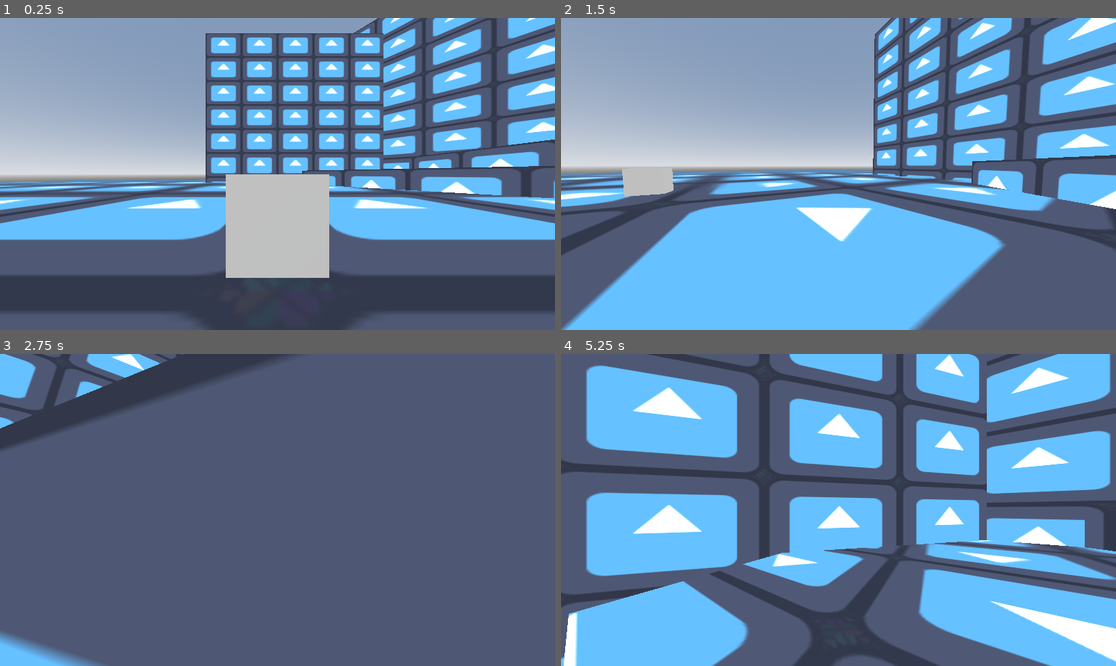
Above: before the commit, frames 1-4 (two rows, left to right).
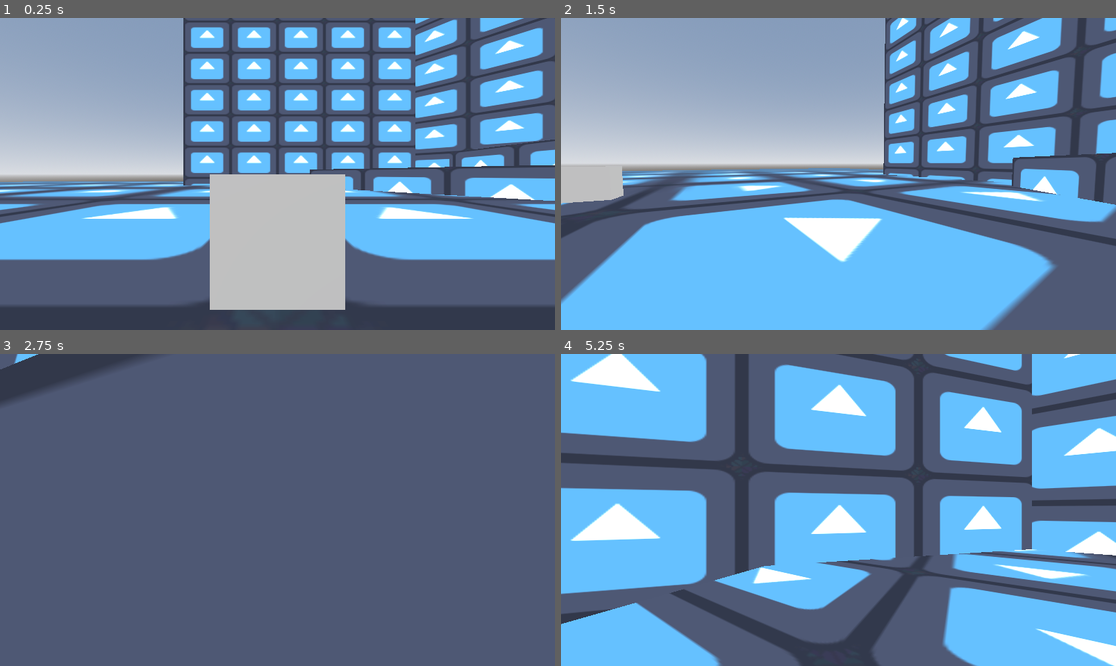
Above: after the commit, the same moments.

Repository: IAmNotIsaac/duck-city
Game: Godot game, scene res://scenes/levels/ai_test_level.tscn
Same seed, same stepped clock (60 frames per second), same inputs: the game is played once before the commit and once after it. The engine's default icon, where the game draws it, is replaced by a stand-in: a white triangle on a blue panel in a dark square.
Inputs (mouse positions are in pixels of both pictures, inside the frame that each line leads up to):
- Up to frame 1 (0.25 s): no input
- Up to frame 2 (1.5 s): tap Enter at 0.5 s; move the mouse to (866, 174) at 0.52 s; hold E (interact) 0.53-1.28 s; hold W (move_forward) from 0.53 s (still down); tap Space (jump) at 0.77 s; move the mouse to (810, 174) at 1.27 s; tap Shift (walk) at 1.35 s
- Up to frame 3 (2.75 s): keep holding W (move_forward); tap Space (jump) at 1.52 s; move the mouse to (288, 503) at 2.02 s; hold E (interact) from 2.03 s (still down)
- Up to frame 4 (5.25 s): keep holding W (move_forward); move the mouse to (832, 516) at 2.77 s; release E (interact) at 2.78 s; tap Shift (walk) at 2.85, 4.35 s; tap Space (jump) at 3.02, 3.77, 4.52 s; move the mouse to (877, 513) at 3.52 s; hold E (interact) 3.53-4.28 s; move the mouse to (794, 506) at 4.27 s; move the mouse to (844, 510) at 5.02 s; hold E (interact) from 5.03 s (still down)

The runs differ from the first frame. In frame 1, 49% of the frame differs, in the area x 0-100%, y 0-100%; in frame 2, 34%; in frame 3, 7.9%; in frame 4, 56%.

Commit message:
add camera offsetting

Diff:
--- a/scenes/levels/ai_test_level.tscn
+++ b/scenes/levels/ai_test_level.tscn
@@ -215,9 +215,8 @@
 transform = Transform3D(1, 0, 0, 0, 1, 0, 0, 0, 1, -4, 0, -10)
 
 [node name="DynamicCamera" parent="." instance=ExtResource("10_2ui5e")]
-current = true
-fov = 90.0
 _target_path = NodePath("../PlayerCameraTarget")
+_current = true
 
 [node name="PlayerCameraTarget" parent="." instance=ExtResource("11_3sqjh")]
 weight = 0.5
--- a/scenes/tools/camera_target.gd
+++ b/scenes/tools/camera_target.gd
@@ -4,6 +4,7 @@
 
 @export var h_offset := 0.0
 @export var v_offset := 0.0
+@export var position_offset := Vector3.ZERO
 @export_flags_3d_render var cull_mask := 1048575
 @export_range(0.0, 1.0) var weight := 1.0
 
@@ -26,6 +27,14 @@
 	return v_offset
 
 
+func set_position_offset(value : Vector3) -> void:
+	position_offset = value
+
+
+func get_position_offset() -> Vector3:
+	return position_offset
+
+
 func set_cull_mask(mask : int) -> void:
 	cull_mask = mask
 
--- a/scenes/tools/dynamic_camera.gd
+++ b/scenes/tools/dynamic_camera.gd
@@ -1,12 +1,19 @@
-extends Camera3D
+extends Node3D
 
 
 @export_node_path("CameraTarget") var _target_path : NodePath
+@export var _current := false
 
 @onready var _target : CameraTarget = get_node_or_null(_target_path)
+@onready var _n_cam := $Camera3D
 
 
 ## Private methods ##
+
+func _ready() -> void:
+	if _current:
+		_n_cam.make_current()
+
 
 func _process(_delta : float) -> void:
 	if _target != null:
@@ -16,9 +23,10 @@
 			lerp_angle(global_rotation.y, _target.global_rotation.y, _target.weight),
 			lerp_angle(global_rotation.z, _target.global_rotation.z, _target.weight)
 		)
-		h_offset = lerp(h_offset, _target.get_h_offset(), _target.weight)
-		v_offset = lerp(v_offset, _target.get_v_offset(), _target.weight)
-		cull_mask = _target.get_cull_mask()
+		_n_cam.h_offset = lerp(_n_cam.h_offset, _target.get_h_offset(), _target.weight)
+		_n_cam.v_offset = lerp(_n_cam.v_offset, _target.get_v_offset(), _target.weight)
+		_n_cam.cull_mask = _target.get_cull_mask()
+		_n_cam.position = _target.position_offset
 
 
 ## Public methods ##
--- a/scenes/tools/dynamic_camera.tscn
+++ b/scenes/tools/dynamic_camera.tscn
@@ -2,5 +2,7 @@
 
 [ext_resource type="Script" path="res://scenes/tools/dynamic_camera.gd" id="1_olssp"]
 
-[node name="DynamicCamera" type="Camera3D"]
+[node name="DynamicCamera" type="Node3D"]
 script = ExtResource("1_olssp")
+
+[node name="Camera3D" type="Camera3D" parent="."]
